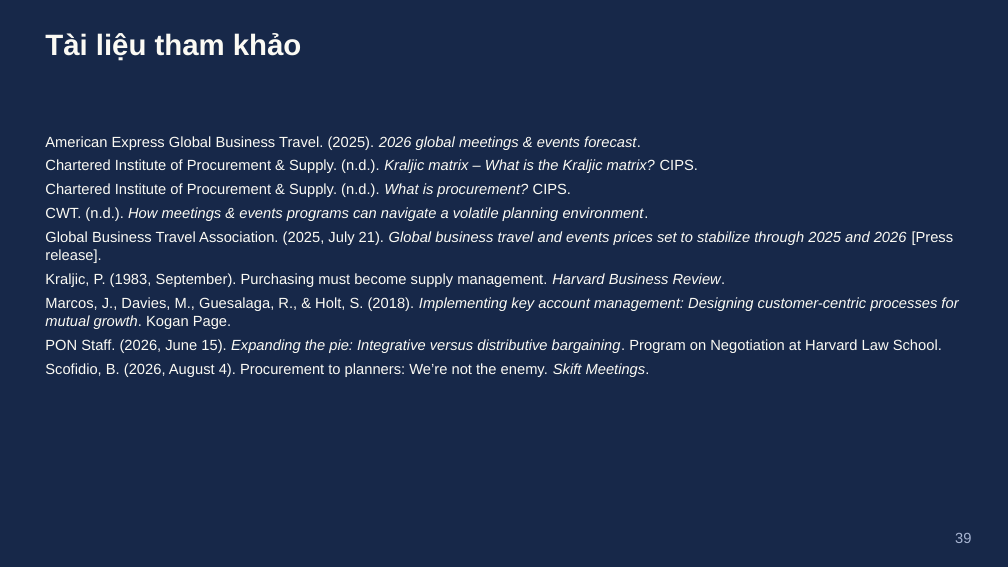
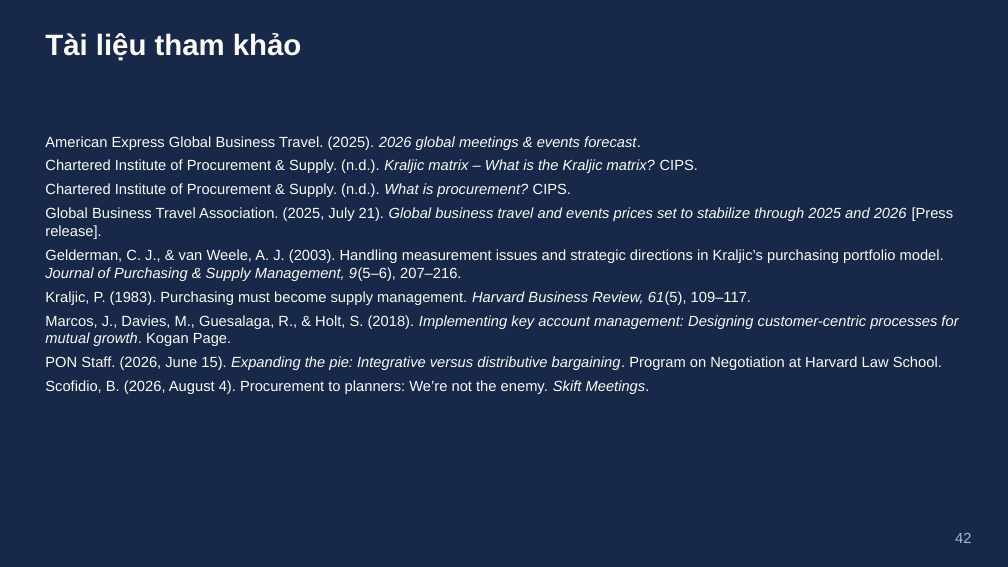
Before and after one commit to dnbaoquyen/teaching-skills, a slide deck: slide 42 of courses/EVM1110E/slides/W07_slides.pptx (slide 39 before the commit). Drawn at 1008x567 pixels with LibreOffice and Linux fonts; fonts in the diff are those of the drawing. Boxes give left, top, right and bottom in pixels: in the first picture for what was removed or moved away, otherwise in the second. Text is boxed around its words. In the diff, an @@ line names an element or a change of style, - is before the commit and + after.

```diff
--- a/courses/EVM1110E/slides/W07_slides.pptx
+++ b/courses/EVM1110E/slides/W07_slides.pptx
@@ text at (45, 207, 649, 221): paragraph removed @@
-CWT. (n.d.). How meetings & events programs can navigate a volatile planning environment.
@@ text at (45, 249, 944, 305): text changed @@
-Kraljic, P. (1983, September). Purchasing must become supply management. Harvard Business Review.
+Gelderman, C. J., & van Weele, A. J. (2003). Handling measurement issues and strategic directions in Kraljic’s purchasing portfolio model. Journal of Purchasing & Supply Management, 9(5–6), 207–216.
+Kraljic, P. (1983). Purchasing must become supply management. Harvard Business Review, 61(5), 109–117.
@@ page number at (955, 533, 971, 543): text changed @@
-39
+42
```
Also in this commit, not shown: 2 other slides changed, 3 slides added, 3 other files.
